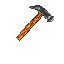
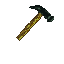
Layers edited between the first and the second w=64, h=64 image:
painted on "Paint Layer 1" over box(16, 5, 54, 41)
